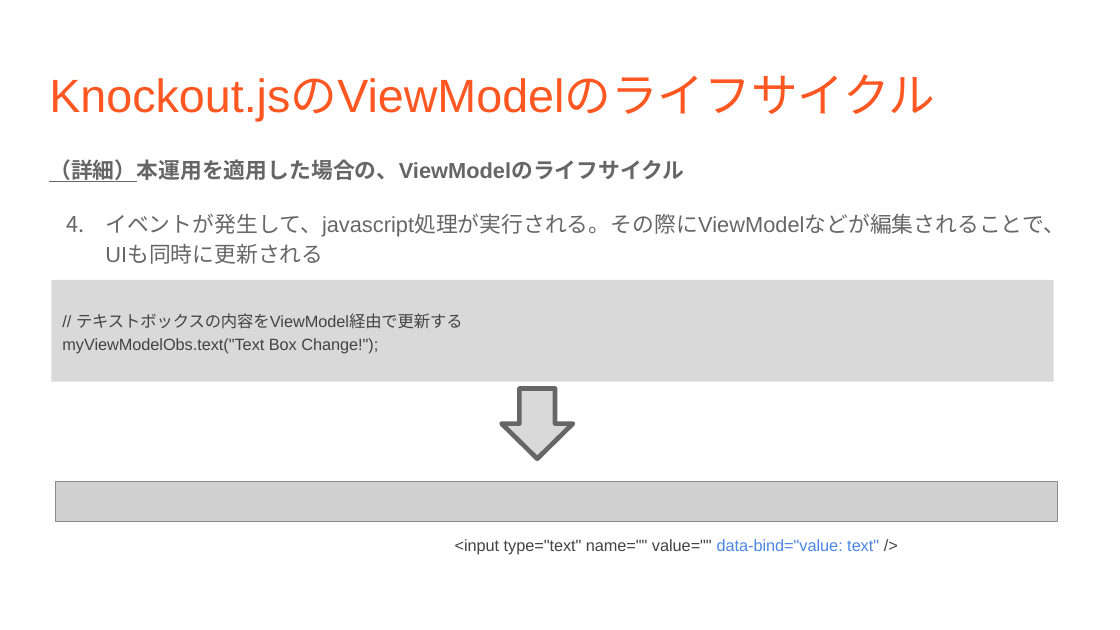
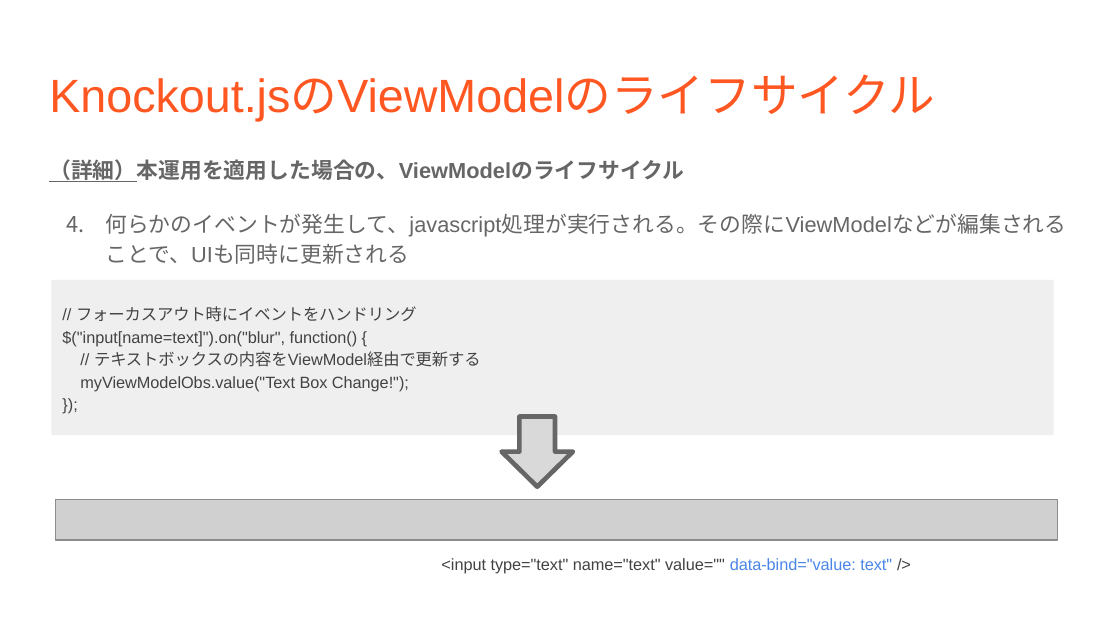
Before and after one commit to ezison/knockout, a slide deck: slide 12 of Knockout.jsのマイ運用方針.pptx. Drawn at 1120x630 pixels with LibreOffice and Linux fonts; fonts in the diff are those of the drawing; grey boxes stand for pictures. Boxes give left, top, right and bottom in pixels: in the first picture for what was removed or moved away, otherwise in the second. Text is boxed around its words. In the diff, an @@ line names an element or a change of style, - is before the commit and + after.

```diff
--- a/Knockout.jsのマイ運用方針.pptx
+++ b/Knockout.jsのマイ運用方針.pptx
@@ text at (105,213,1066,264): text changed @@
-4. イベントが発生して、javascript処理が実行される。その際にViewModelなどが編集されることで、UIも同時に更新される
+4. 何らかのイベントが発生して、javascript処理が実行される。その際にViewModelなどが編集されることで、UIも同時に更新される
@@ rectangle "// フォーカスアウト時にイベントをハンドリング": place and size @@
-rectangle "// フォーカスアウト時にイベントをハンドリング" at (52,280,1054,382)
+rectangle "// フォーカスアウト時にイベントをハンドリング" at (52,280,1054,436)
@@ rectangle "// フォーカスアウト時にイベントをハンドリング" at (52,280,1054,436): fill #D9D9D9 to #EFEFEF @@
@@ text in rectangle at (62,306,417,346): paragraphs added @@
+// フォーカスアウト時にイベントをハンドリング
+$("input[name=text]").on("blur", function() {
@@ text in rectangle at (80,376,409,391): text changed @@
-myViewModelObs.text("Text Box Change!");
+myViewModelObs.value("Text Box Change!");
+});
@@ down arrow: place and size @@
-down arrow at (502,389,573,459)
+down arrow at (502,417,573,487)
@@ picture: place and size @@
-picture at (55,482,1057,522)
+picture at (55,500,1057,540)
@@ text at (441,558,892,574): text changed @@
-<input type="text" name="" value="" data-bind="value: text" />
+<input type="text" name="text" value="" data-bind="value: text" />
```
Also in this commit, not shown: 8 other slides changed, 1 other file.
